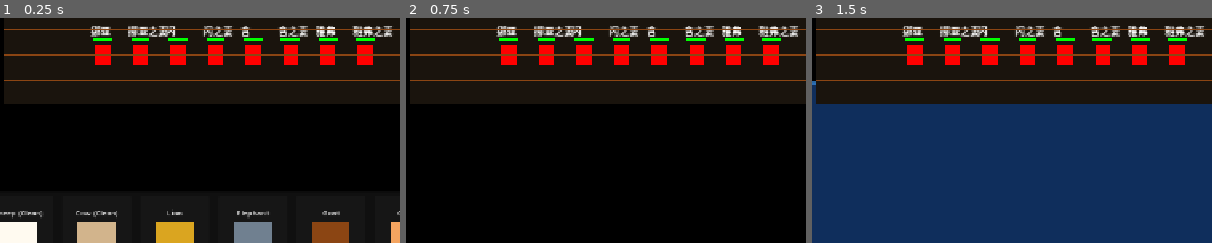
Above: before the commit, frames 1-3 (left to right).
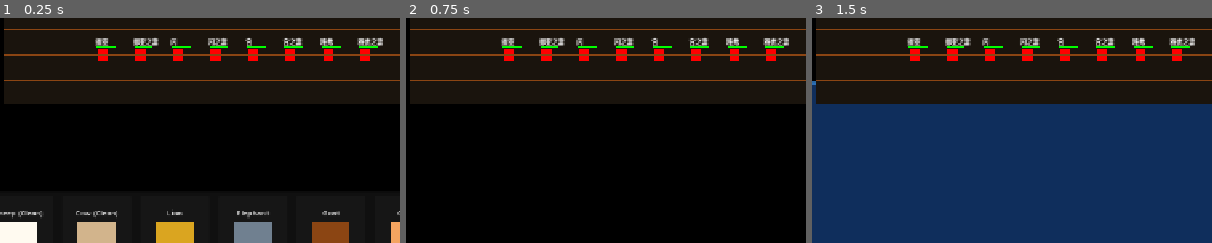
Above: after the commit, the same moments.

Repository: AirtisTech/project_covenant1
Game: Godot game, scene res://scenes/world/ark_scene.tscn
Two runs of this game, one before a commit and one after it. Both use one fixed random seed, a clock stepped at 60 frames per second and the inputs below.
Inputs:
- Up to frame 1 (0.25 s): no input
- Up to frame 2 (0.75 s): click "🌊 洪水已至，登船！" at 0.5 s
- Up to frame 3 (1.5 s): click "⏩ 测试: 跳到大洪水" at 1.25 s
The pictures show only the part of the screen within x 3-53%, y 39-89%; the shares and areas given below are measured in that part.

The runs differ from the first frame. In frame 1, 4.6% of the frame differs, in the area x 22-98%, y 3-21%; in frame 2, 4.6%; in frame 3, 4.6%.

Commit message:
Fix: reduce human size to match ark floor proportions

Diff:
--- a/scripts/entities/human.gd
+++ b/scripts/entities/human.gd
@@ -28,10 +28,10 @@
 	_setup_visuals()
 
 func _setup_visuals():
-	# 身体
+	# 身体 - 调整为与甲板楼层比例适当的大小
 	var body = ColorRect.new()
-	body.size = Vector2(24, 34)
-	body.position = Vector2(-12, -27)
+	body.size = Vector2(16, 18)  # 原来是 24x34，太大
+	body.position = Vector2(-8, -18)
 	body.color = Color.RED
 	body.mouse_filter = Control.MOUSE_FILTER_IGNORE
 	add_child(body)
@@ -40,7 +40,7 @@
 	var area = Area2D.new()
 	var col = CollisionShape2D.new()
 	var shape = RectangleShape2D.new()
-	shape.size = Vector2(50, 70)
+	shape.size = Vector2(30, 40)  # 缩小碰撞区
 	col.shape = shape
 	area.add_child(col)
 	add_child(area)
@@ -48,28 +48,29 @@
 
 	# 选中视觉
 	selection_visual = ColorRect.new()
-	selection_visual.size = Vector2(30, 6)
-	selection_visual.position = Vector2(-15, 12)
+	selection_visual.size = Vector2(20, 4)
+	selection_visual.position = Vector2(-10, 8)
 	selection_visual.color = Color.CYAN
 	selection_visual.visible = false
 	add_child(selection_visual)
 
 	# 体力条
 	var bar_bg = ColorRect.new()
-	bar_bg.size = Vector2(30, 4)
-	bar_bg.position = Vector2(-15, -35)
+	bar_bg.size = Vector2(20, 3)
+	bar_bg.position = Vector2(-10, -24)
 	bar_bg.color = Color.BLACK
 	add_child(bar_bg)
 
 	stamina_bar = ColorRect.new()
-	stamina_bar.size = Vector2(30, 4)
-	stamina_bar.position = Vector2(-15, -35)
+	stamina_bar.size = Vector2(20, 3)
+	stamina_bar.position = Vector2(-10, -24)
 	stamina_bar.color = Color.GREEN
 	add_child(stamina_bar)
 
 	var label = Label.new()
 	label.text = agent_name
-	label.position = Vector2(-20, -60)
+	label.position = Vector2(-12, -38)
+	label.add_theme_font_size_override("font_size", 10)  # 缩小字体
 	add_child(label)
 
 func _on_input_event(_viewport, event, _idx):
